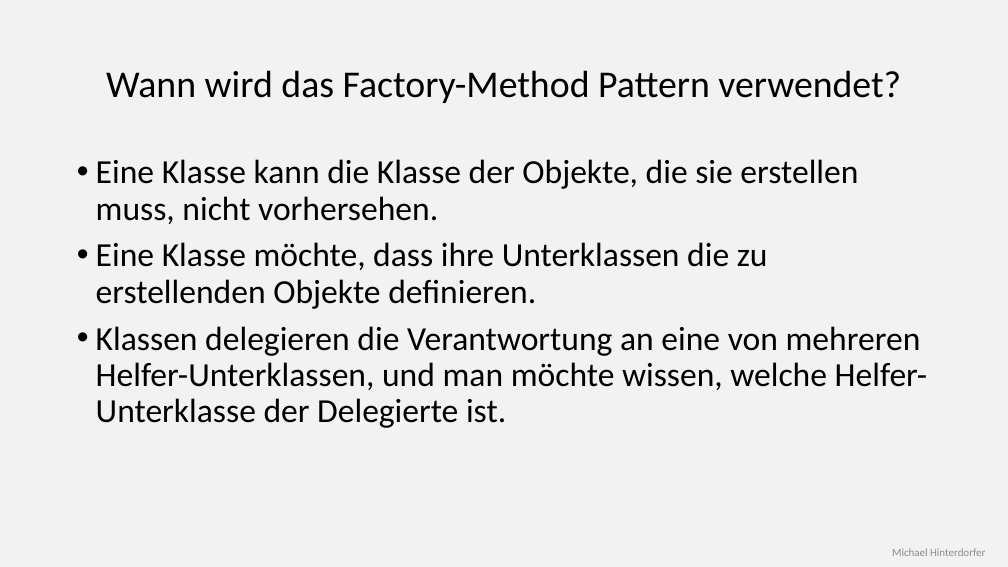
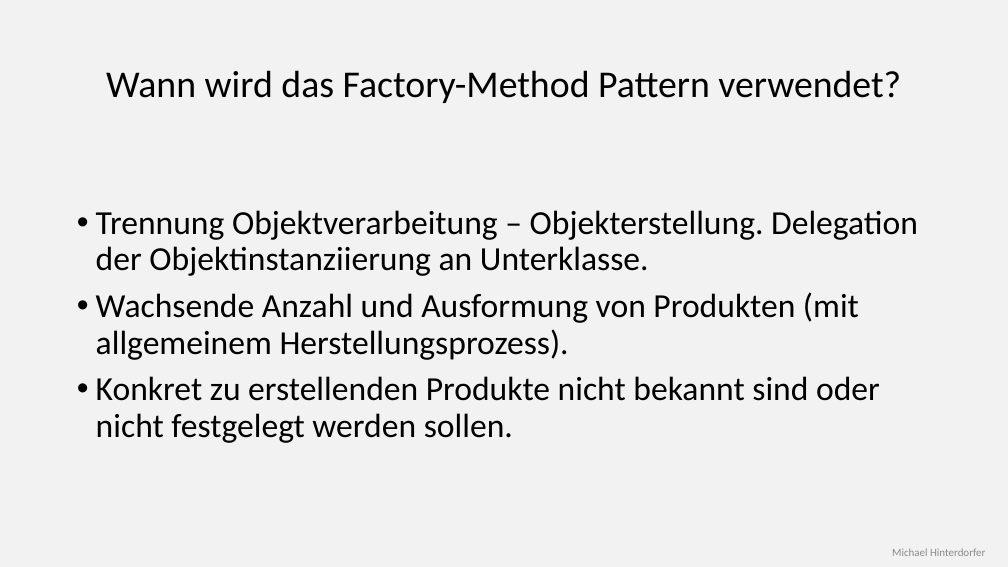
Before and after one commit to mhinterdorfer/FactoryMethod, a slide deck: slide 6 of Presentation/Präsentation.pptx. Drawn at 1008x567 pixels with LibreOffice and Linux fonts; fonts in the diff are those of the drawing. Boxes give left, top, right and bottom in pixels: in the first picture for what was removed or moved away, otherwise in the second. Text is boxed around its words. In the diff, an @@ line names an element or a change of style, - is before the commit and + after.

Commit message:
updated presentation

```diff
--- a/Presentation/Präsentation.pptx
+++ b/Presentation/Präsentation.pptx
@@ text at [96,210,918,443]: text changed @@
-• Eine Klasse kann die Klasse der Objekte, die sie erstellen muss, nicht vorhersehen.
-• Eine Klasse möchte, dass ihre Unterklassen die zu erstellenden Objekte definieren.
-• Klassen delegieren die Verantwortung an eine von mehreren Helfer-Unterklassen, und man möchte wissen, welche Helfer-Unterklasse der Delegierte ist.
+• Trennung Objektverarbeitung – Objekterstellung. Delegation der Objektinstanziierung an Unterklasse.
+• Wachsende Anzahl und Ausformung von Produkten (mit allgemeinem Herstellungsprozess).
+• Konkret zu erstellenden Produkte nicht bekannt sind oder nicht festgelegt werden sollen.
```
Also in this commit, not shown: 10 other slides changed, 2 slides added.
